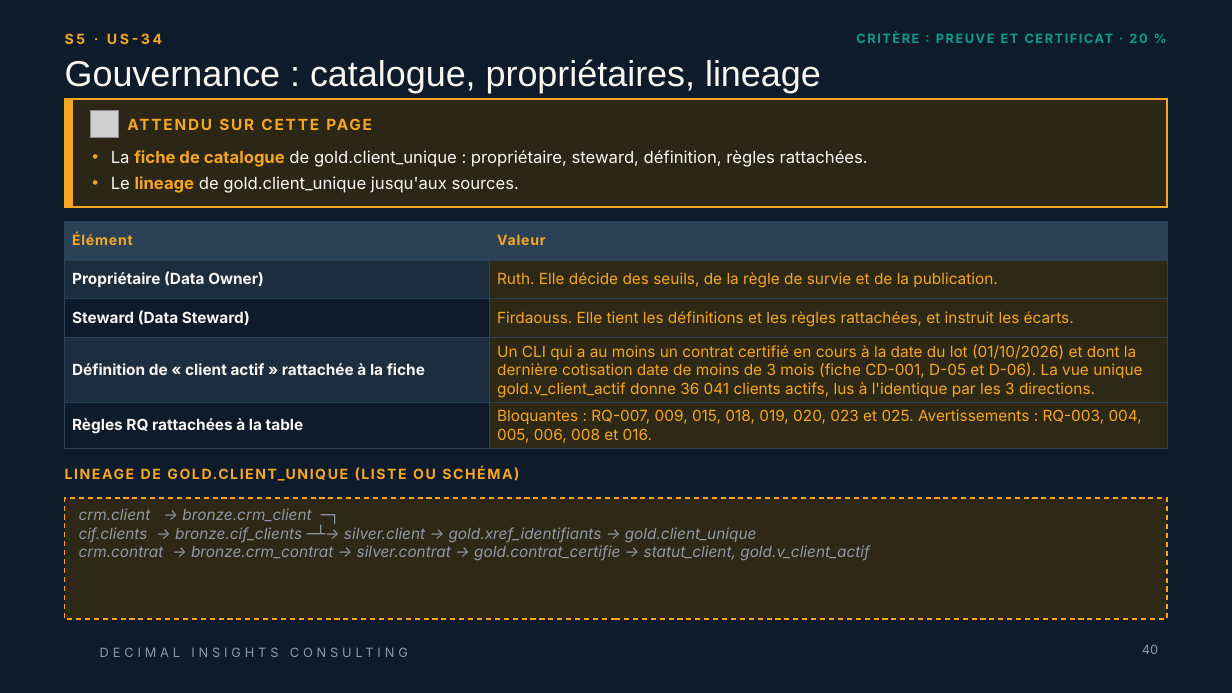
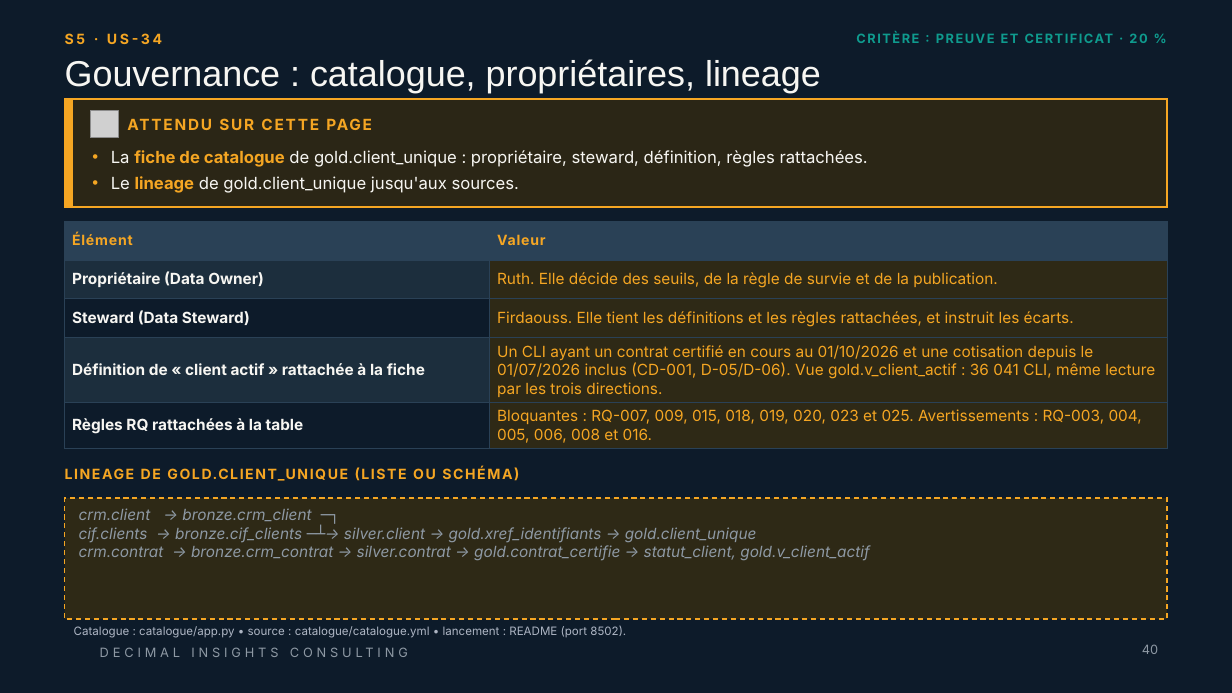
Before and after one commit to ruthabebeneg/td-qualite-g02, a slide deck: slide 40 of livrables/Livrable_Groupe_TD_AssurConnect.pptx. Drawn at 1232x693 pixels with LibreOffice and Linux fonts; fonts in the diff are those of the drawing; grey boxes stand for pictures; background and template pictures are left out. Boxes give left, top, right and bottom in pixels: in the first picture for what was removed or moved away, otherwise in the second. Text is boxed around its words. In the diff, an @@ line names an element or a change of style, - is before the commit and + after.

```diff
--- a/livrables/Livrable_Groupe_TD_AssurConnect.pptx
+++ b/livrables/Livrable_Groupe_TD_AssurConnect.pptx
@@ table at (65, 221, 1167, 448) @@
-row 4, column 2: Un CLI qui a au moins un contrat certifié en cours à la date du lot (01/10/2026) et dont la dernière cotisation date de moins de 3 mois (fiche CD-001, D-05 et D-06). La vue unique gold.v_client_actif donne 36 041 clients actifs, lus à l'identique par les 3 directions.
+row 4, column 2: Un CLI ayant un contrat certifié en cours au 01/10/2026 et une cotisation depuis le 01/07/2026 inclus (CD-001, D-05/D-06). Vue gold.v_client_actif : 36 041 CLI, même lecture par les trois directions.
@@ text added at (74, 626, 626, 638), 9 pt, text #ADB5C3 @@
+Catalogue : catalogue/app.py • source : catalogue/catalogue.yml • lancement : README (port 8502).
```
Also in this commit, not shown: 4 other slides changed, 43 other files.
